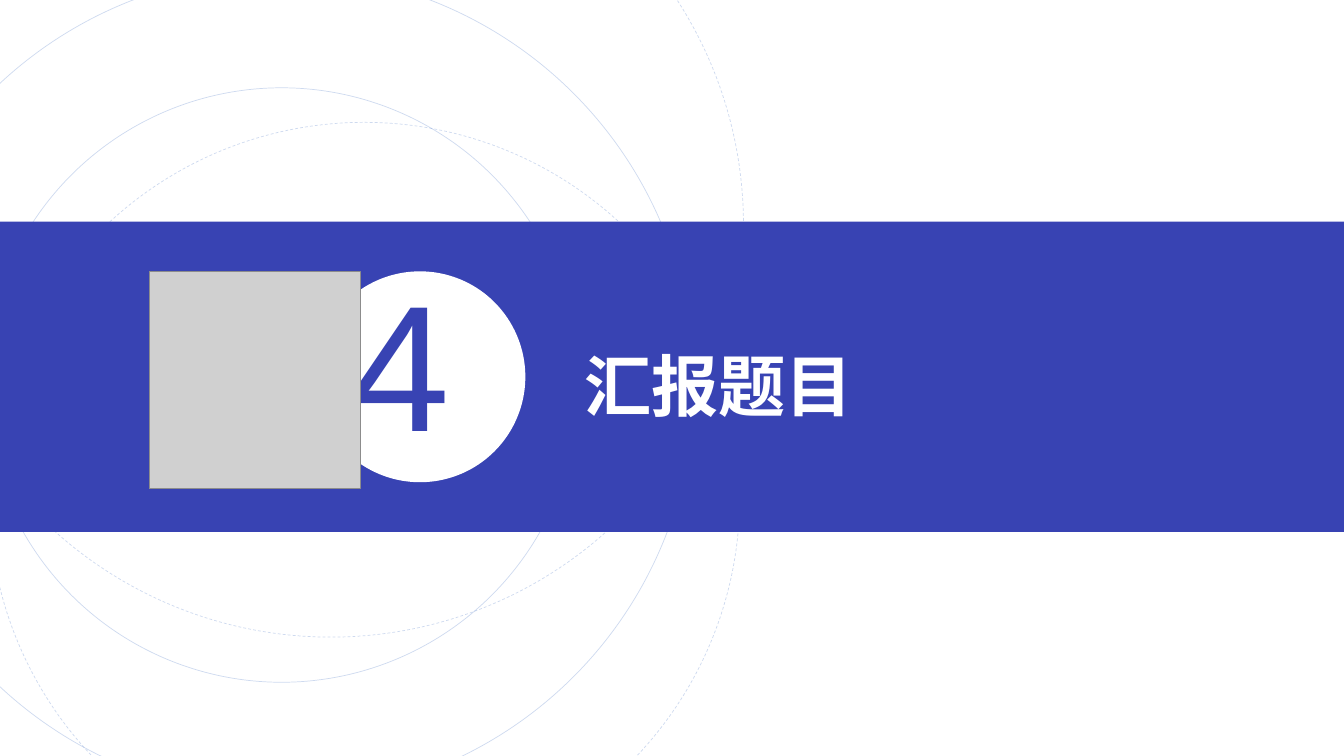
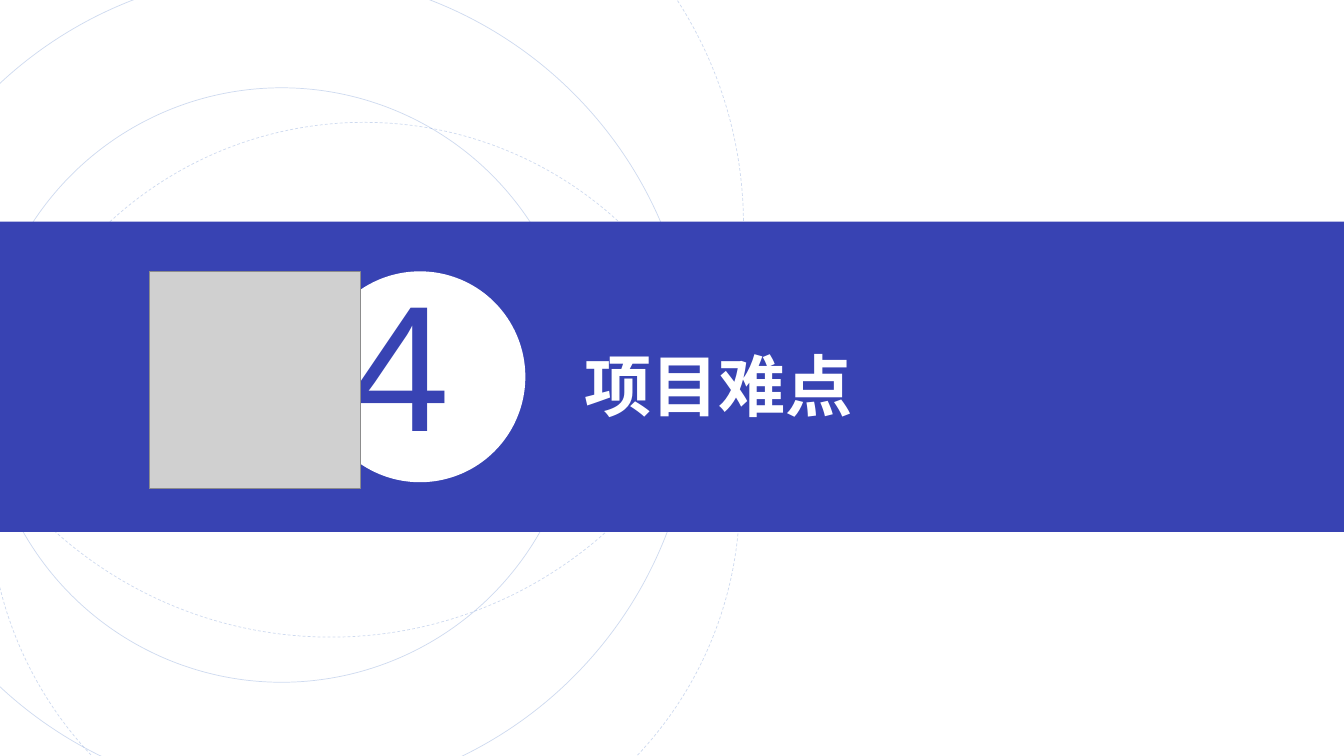
Before and after one commit to sangby/project, a slide deck: slide 10 of document/document/ppt/QG答辩汇报.pptx (slide 8 before the commit). Drawn at 1344x756 pixels with LibreOffice and Linux fonts; fonts in the diff are those of the drawing; grey boxes stand for pictures. Boxes give left, top, right and bottom in pixels: in the first picture for what was removed or moved away, otherwise in the second. Text is boxed around its words. In the diff, an @@ line names an element or a change of style, - is before the commit and + after.

```diff
--- a/document/document/ppt/QG答辩汇报.pptx
+++ b/document/document/ppt/QG答辩汇报.pptx
@@ text at box(584, 354, 853, 417): text changed @@
-汇报题目
+项目难点
```
Also in this commit, not shown: 7 other slides changed, 6 slides added, 2 slides removed, 1 other file.
